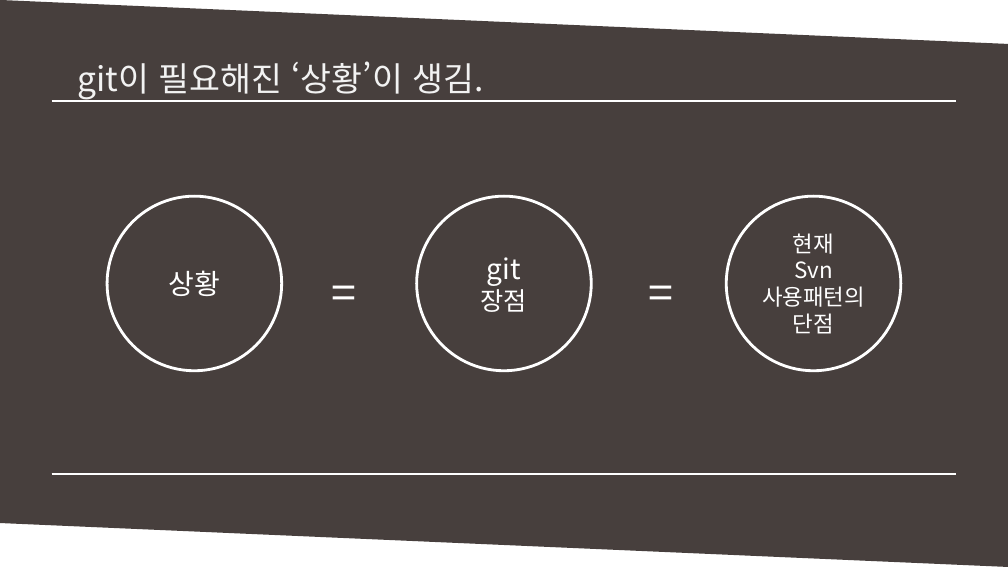
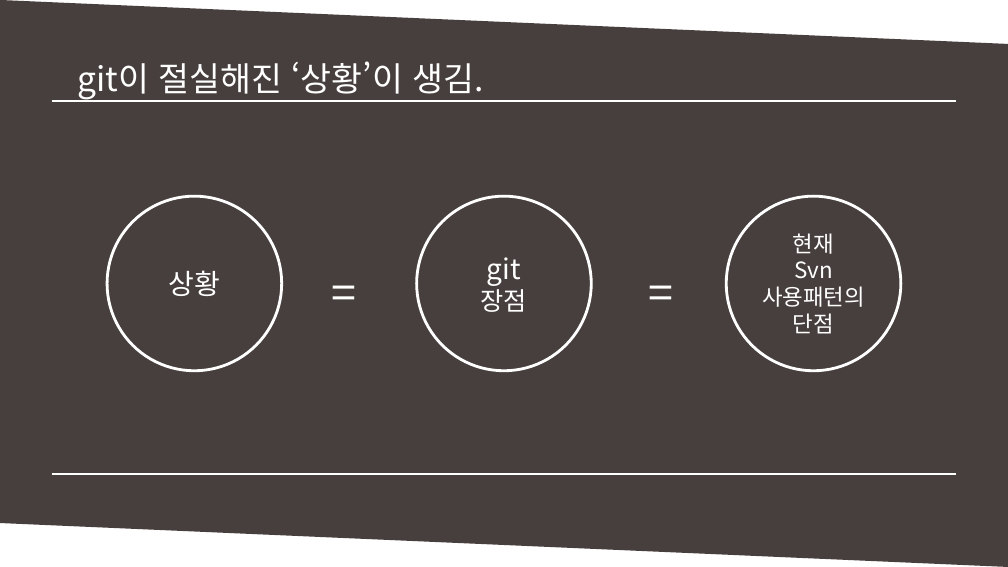
Before and after one commit to MinSikMoon/pptgit, a slide deck: slide 6 of git발표.pptx (slide 5 before the commit). Drawn at 1008x567 pixels with LibreOffice and Linux fonts; fonts in the diff are those of the drawing. Boxes give left, top, right and bottom in pixels: in the first picture for what was removed or moved away, otherwise in the second. Text is boxed around its words. In the diff, an @@ line names an element or a change of style, - is before the commit and + after.

```diff
--- a/git발표.pptx
+++ b/git발표.pptx
@@ text at (x1=77, y1=61, x2=483, y2=101): text changed; text colour #F2F2F2 to #FFFFFF @@
-git이 필요해진 ‘상황’이 생김.
+git이 절실해진 ‘상황’이 생김.
```
Also in this commit, not shown: 7 other slides changed, 4 slides added.
